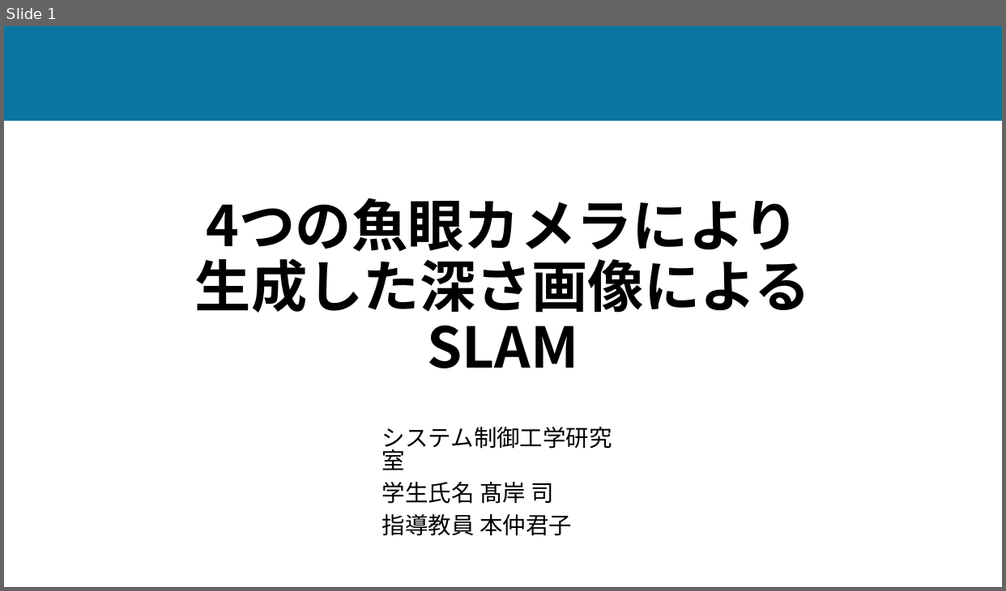
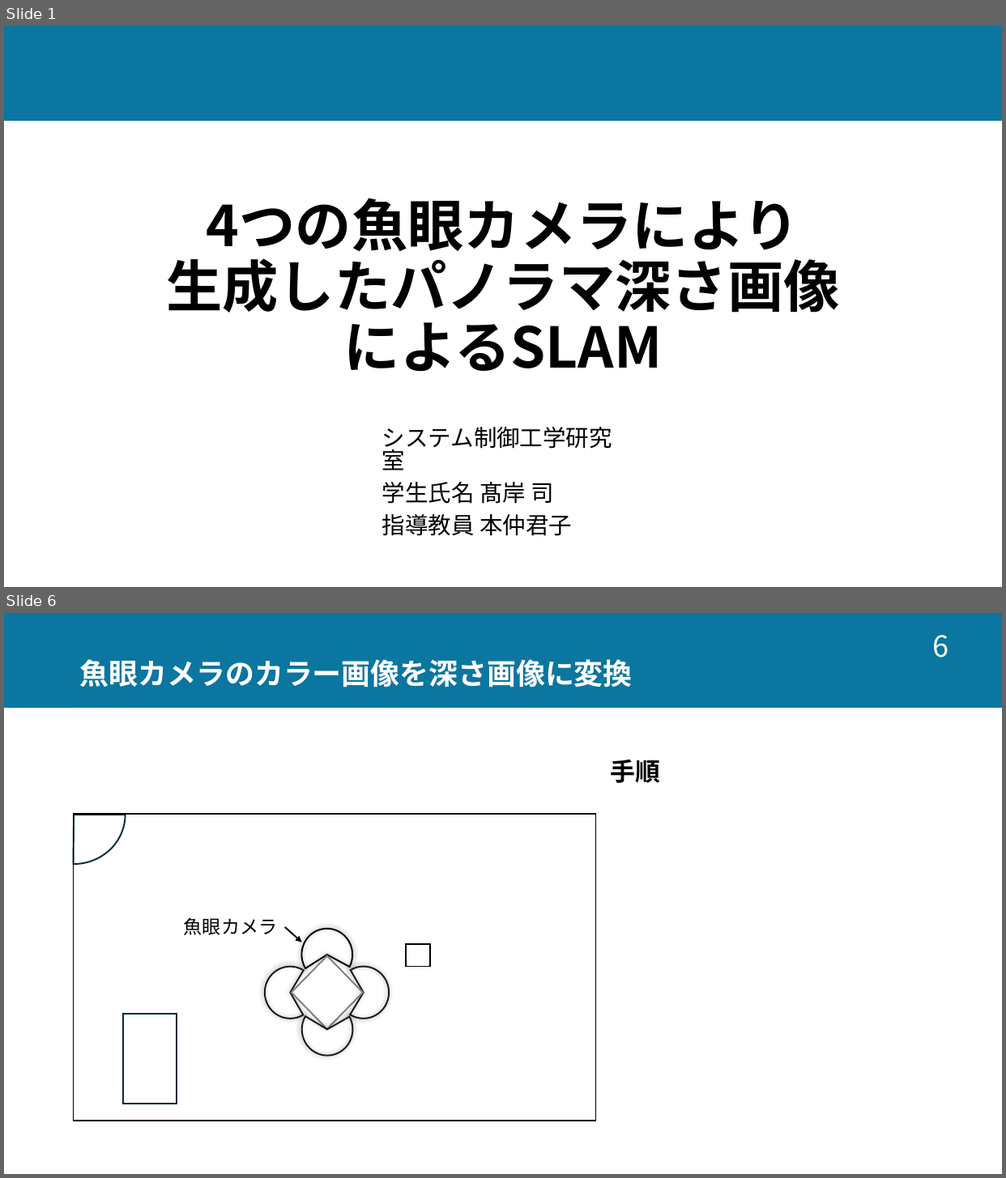
Before and after one commit to tsukasa413/college, a slide deck: Presentation/研究室内発表.pptx. Shown one above the other, each under a label of ours: slide 1 before the commit, slides 1 and 6 after it; the slides between them are not shown. The pictures are 1006x591 and 1006x1178 pixels, drawn with LibreOffice and Linux fonts; fonts in the diff are those of the drawing. Boxes give left, top, right and bottom in pixels: in the first picture for what was removed or moved away, otherwise in the second. Text is boxed around its words. In the diff, an @@ line names an element or a change of style, - is before the commit and + after.

```diff
--- a/Presentation/研究室内発表.pptx
+++ b/Presentation/研究室内発表.pptx
@@ slide 6 added at box(4, 613, 1002, 1174), background #FFFFFF; not listed: 1 template element that a slide beside it also shows @@
@@ page number added at box(932, 635, 948, 658), 28 pt, text #FFFFFF @@
+6
@@ title added at box(80, 659, 633, 688), 28 pt, text #FFFFFF, bold @@
+魚眼カメラのカラー画像を深さ画像に変換
@@ rectangle added at box(73, 708, 997, 723), fill #FFFFFF @@
@@ pie slice (boxed as its full ellipse) added at box(22, 766, 125, 865), fill #FFFFFF, outline #092A39 1.5 pt @@
@@ text added at box(611, 760, 661, 783), 24 pt, text #000000, bold @@
+手順
@@ rectangle added at box(74, 814, 596, 1121), outline #000000 1.5 pt @@
@@ text added at box(184, 918, 277, 935), 18 pt, text #000000 @@
+魚眼カメラ
@@ arrow added from (285, 927) to (302, 943), #000000 1.5 pt @@
@@ rectangle added at box(405, 944, 430, 967), fill #FFFFFF, outline #000000 1.5 pt @@
@@ rectangle added at box(123, 1014, 177, 1105), fill #FFFFFF, outline #092A39 1.5 pt @@
@@ group added at box(266, 928, 389, 1056): 4 pie slice (boxed as its full ellipse)s, 1 diamond @@
@@ slide 1 changed as well @@
@@ title at box(166, 198, 840, 372): text changed @@
-4つの魚眼カメラにより
-生成した深さ画像によるSLAM
+4つの魚眼カメラにより
+生成したパノラマ深さ画像
+によるSLAM
```
Also in this commit, not shown: 2 other slides changed, 13 other slides added, 2 slides removed, 5 other files.
